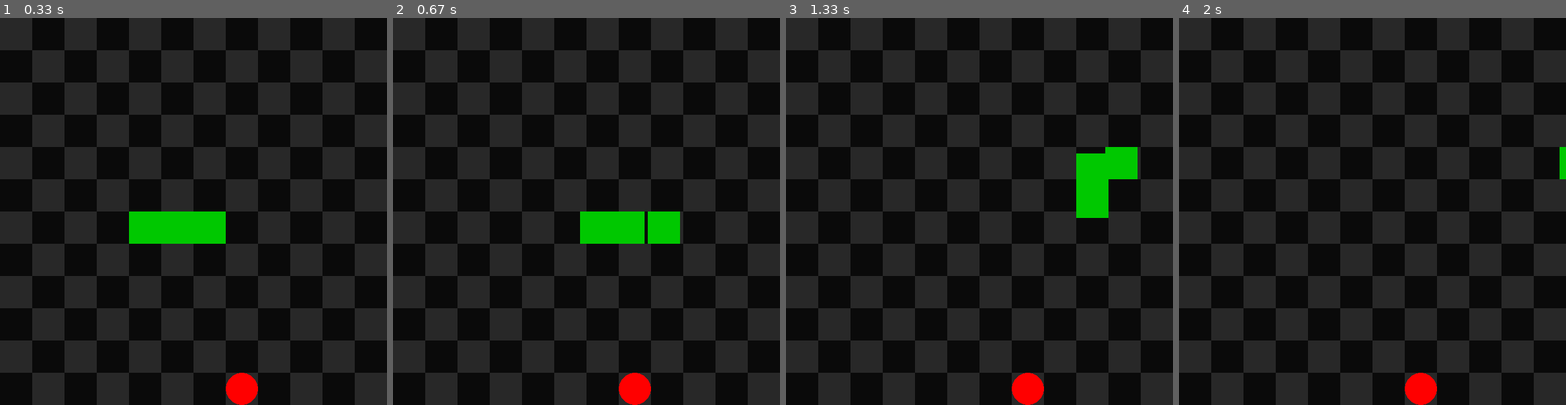
Above: before the commit, frames 1-4 (left to right).
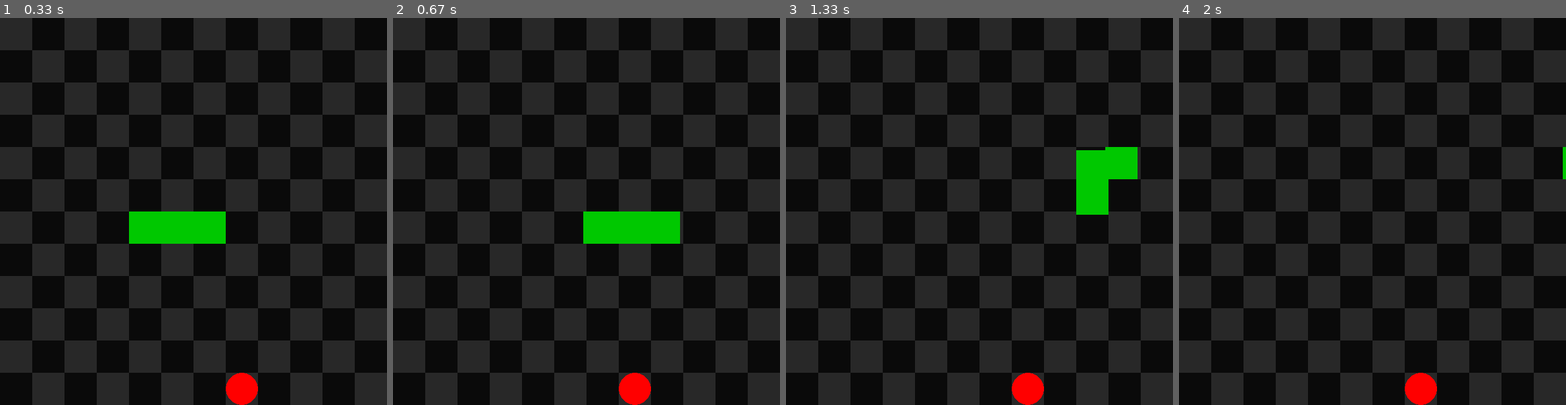
Above: after the commit, the same moments.

Repository: yesseruser/snake-pygame
Game: pygame game, started from main.py
Same seed, same stepped clock (60 frames per second), same inputs: the game is played once before the commit and once after it.
Inputs:
- Up to frame 1 (0.33 s): no input
- Up to frame 2 (0.67 s): hold Right from 0.33 s (still down)
- Up to frame 3 (1.33 s): release Right at 0.8 s; hold Up 0.83-1.13 s; hold Right from 1.17 s (still down)
- Up to frame 4 (2 s): release Right at 1.63 s

Frame 1 is identical in both runs. In frame 2, 0.1% of the frame differs, in the area x 48-66%, y 50-59%; in frame 3, 0.1%; in frame 4, less than 0.1%.

Commit message:
Fix head being 1 step ahead

Diff:
--- a/main.py
+++ b/main.py
@@ -79,10 +79,13 @@
     def update(self):
         if self.direction != Direction.Nothing:
             self.position = self.direction.apply(self.position, SPEED)
+        self.update_direction()
+
+    def update_direction(self):
         if len(self.next_turns) > 0:
             if self.next_turns[0].position == self.position:
                 self.direction = self.next_turns.popleft().direction
-            if self.direction == Direction.Nothing:
+            elif self.direction == Direction.Nothing:
                 self.direction = Direction.Right
 
     def eat_apple(self, apples: list[Apple]) -> bool:
@@ -127,7 +130,8 @@
                         self.next_direction,
                     )
                 )
-            self.head().direction = self.head().next_turns.popleft().direction
+
+                part.update_direction()
             self.next_direction = Direction.Nothing
 
         if self.head().eat_apple(apples):
